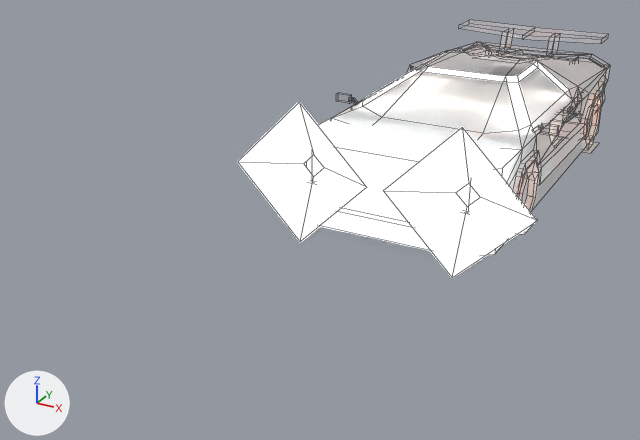
Renders of the FBX model Assets/FBX/Cars/Forza/Forza.fbx from each side of a commit.
Both versions are drawn from a 50 mm lens placed at (5.89, -17.34, 6.68), pointed at (-1.44, -4.0, 0.01). Lighting does not change. The marker at lower left points along +X, +Y and +Z. Mesh edges are drawn as thin lines. Where no turn or scale is listed for an object, it has been applied to the vertices.

Names of what the first picture shows: 'forza1', 'forza_cldr'.
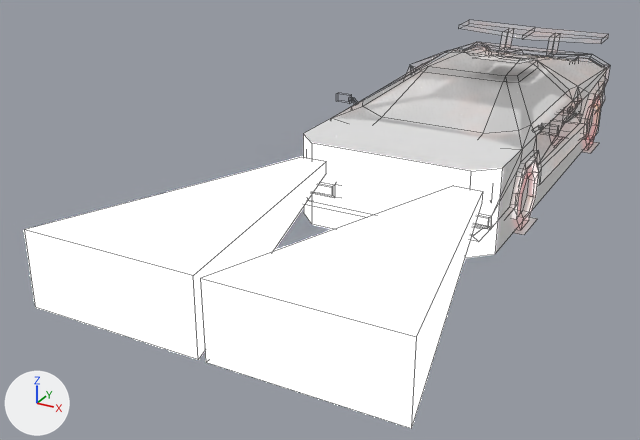
Boxes (x1, y1, x2, y2) around the edits, measured in the pictures (640 x 440 px; the box of a moved part takes in the faces that stretch with it):
'forza1', reshaped
    before: (238, 53, 569, 277)
    after: (24, 157, 483, 428)
part 1 of me_plane, moved or reshaped
    before: (238, 102, 537, 277)
    after: (24, 157, 483, 428)

Edits to the bpy script that builds the scene:
```text
Change me_plane:
    used by ob_forza1; location = (0.0, 0.0, 0.0)
    remove me_plane.from_pydata(...)  # 631 vertices, 584 faces; spans x -2.77..2.77, y -4.69..4.42, z -0.16..2.46
    add me_plane.from_pydata(...)  # 631 vertices, 588 faces; spans x -2.86..2.86, y -9.69..4.42, z 0.0..2.27
    me_plane part 1
    16 vertices are removed from x -2.77..2.77, y -4.69..-4.19, z -0.16..2.46
    8 faces are deleted
    16 vertices are added at x -2.86..2.86, y -9.69..-4.19, z 0.56..1.75
    12 new faces join them, mat_retroatlasgodray (white #e7e7e7)
```
